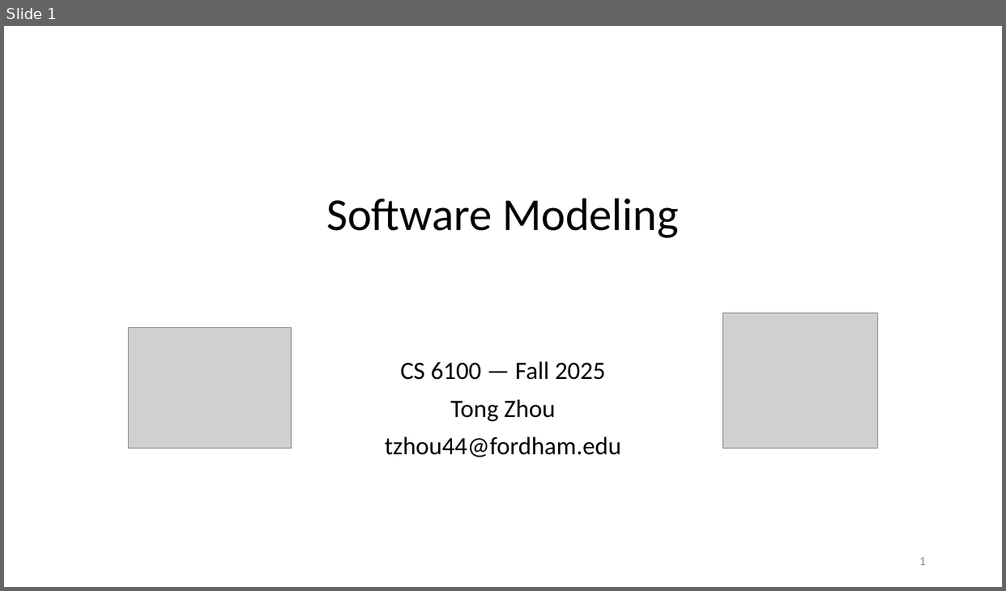
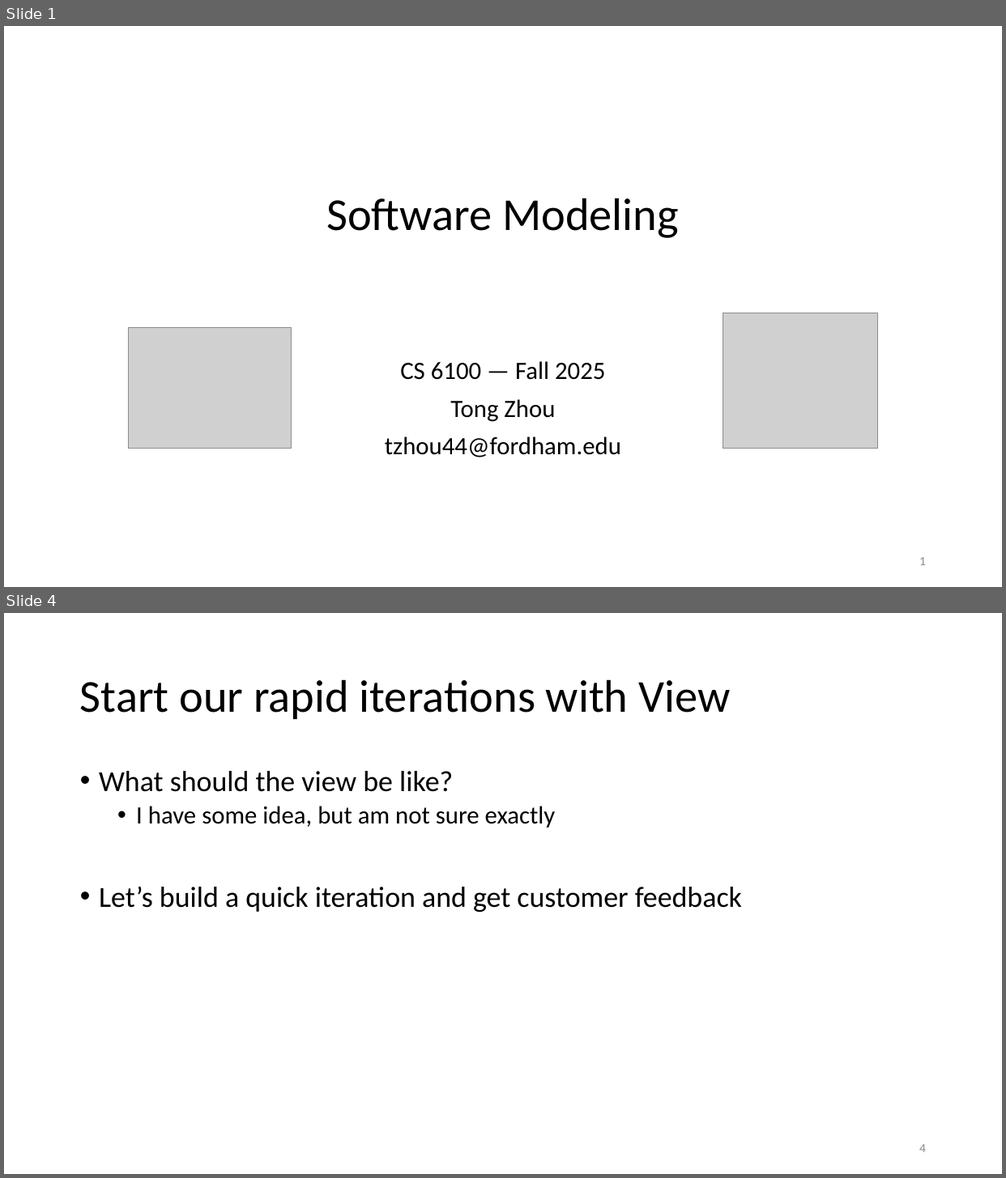
Before and after one commit to tongzhou80/cs6100, a slide deck: slides/Lecture3.pptx. Shown one above the other, each under a label of ours: slide 1 before the commit, slides 1 and 4 after it; the slides between them are not shown. The pictures are 1006x591 and 1006x1178 pixels, drawn with LibreOffice and Linux fonts; fonts in the diff are those of the drawing; grey boxes stand for pictures; background and template pictures are left out. Boxes give left, top, right and bottom in pixels: in the first picture for what was removed or moved away, otherwise in the second. Text is boxed around its words. In the diff, an @@ line names an element or a change of style, - is before the commit and + after.

```diff
--- a/slides/Lecture3.pptx
+++ b/slides/Lecture3.pptx
@@ slide 4 added at (4,613,1002,1174), background #FFFFFF @@
@@ title added at (80,679,730,719), 44 pt, text #000000 @@
+Start our rapid iterations with View
@@ text added at (99,771,742,912), 28 pt, text #000000 @@
+• What should the view be like?
+  • I have some idea, but am not sure exactly
+• Let’s build a quick iteration and get customer feedback
@@ page number added at (919,1144,926,1152), 12 pt, text #8C8C8C @@
+4
```
Also in this commit, not shown: 12 other slides added, 1 slide removed, 3 other files.
